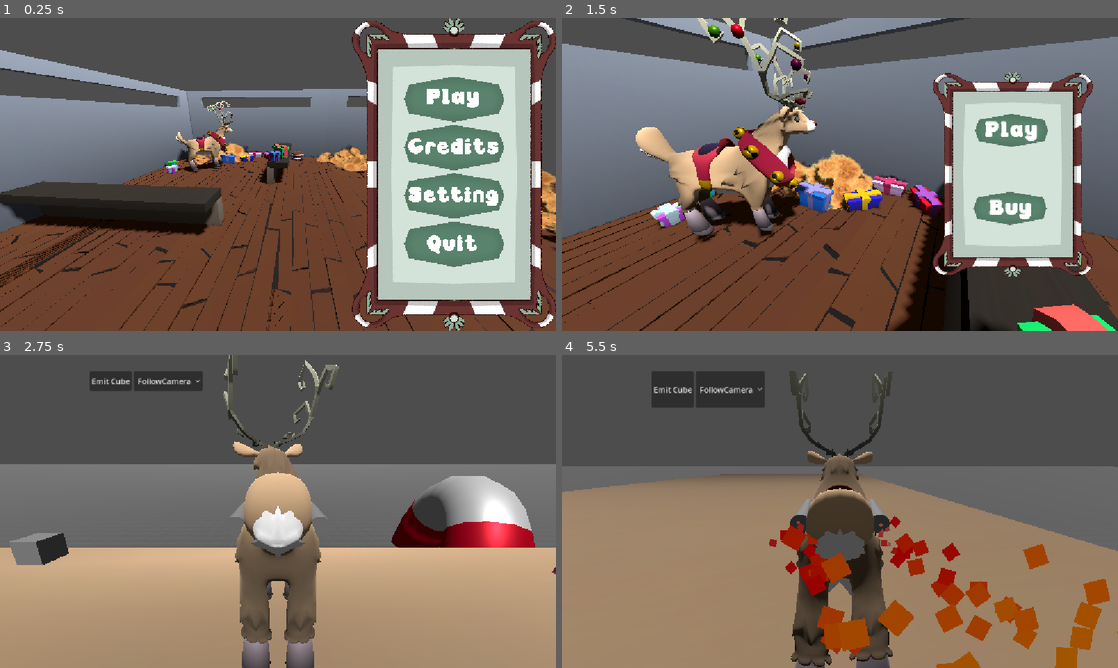
Above: before the commit, frames 1-4 (two rows, left to right).
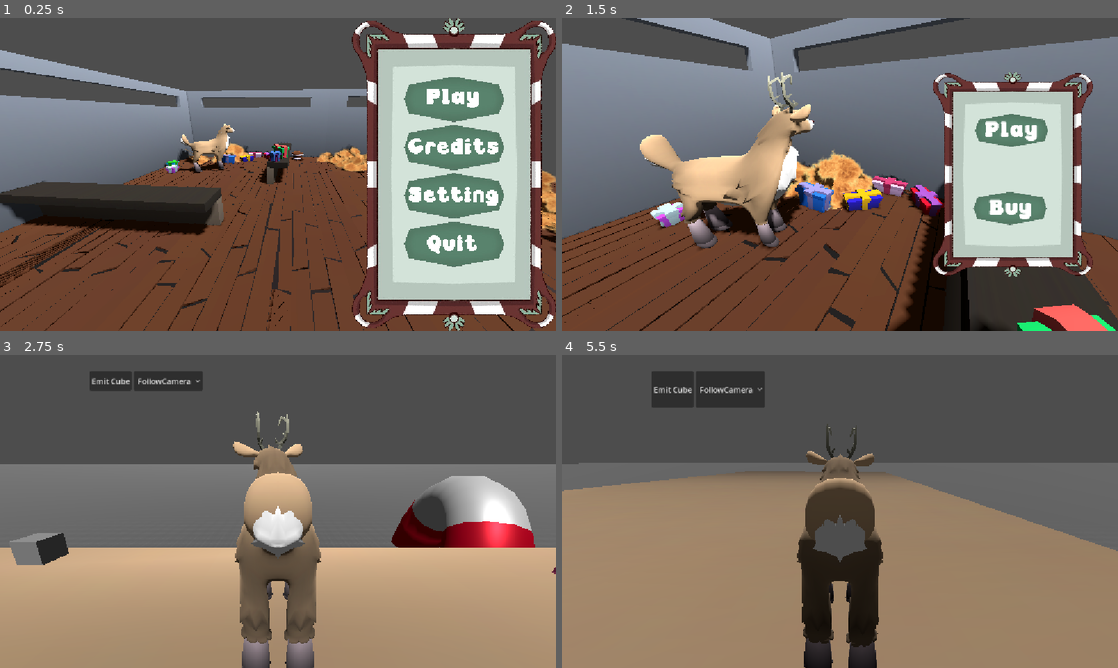
Above: after the commit, the same moments.

Repository: sjgillGit/gwj88
Game: Godot game, scene res://Main/RootNode.tscn
The game is run twice, just before and just after one commit, with the same random seed, the same clock (stepped at 60 frames per second) and the same inputs.
Inputs (mouse positions are in pixels of both pictures, inside the frame that each line leads up to):
- Up to frame 1 (0.25 s): no input
- Up to frame 2 (1.5 s): click "Play" at 0.5 s; click "Buy" at 1.25 s
- Up to frame 3 (2.75 s): click "Play" at 2 s
- Up to frame 4 (5.5 s): move the mouse to (962, 495) at 2.77 s; hold D (move_right) 2.78-3.53 s; move the mouse to (728, 527) at 3.52 s; hold S (move_down) 3.53-4.28 s; move the mouse to (895, 442) at 4.27 s; hold D (move_right) 4.28-5.03 s; move the mouse to (812, 574) at 5.02 s; hold Space (move_forward) from 5.03 s (still down)

The runs differ from the first frame. In frame 1, 0.8% of the frame differs, in the area x 31-43%, y 26-50%; in frame 2, 7.3%; in frame 3, 0.9%; in frame 4, 13%, in the area x 0-100%, y 5-100%.

Commit message:
update reindeer model on upgrade

Diff:
--- a/Assets/reindeer_with_upgrades.gd
+++ b/Assets/reindeer_with_upgrades.gd
@@ -4,3 +4,27 @@
 	var at := %AnimationTree
 	at.set("parameters/running/blend_amount", absf(value))
 	at.set("parameters/run_timescale/scale", value * 3)
+
+
+func _ready() -> void:
+	_update_upgrades()
+	DeerUpgrades.upgrades_updated.connect(_update_upgrades)
+
+
+func _get_upgrade_node_3ds() -> Array[Upgrade]:
+	var found: Array[Upgrade]
+	for child in find_children("*", "Node3D"):
+		if child is Upgrade:
+			found.append(child)
+	return found
+
+
+func _update_upgrades():
+	var upgrades = DeerUpgrades.get_upgrades()
+	for child in _get_upgrade_node_3ds():
+		if child.category in upgrades:
+			if child.category == DeerUpgrades.Category.SMALL_ANTLERS \
+			and DeerUpgrades.Category.LARGE_ANTLERS in upgrades:
+				child.hide()
+			else:
+				child.show()
--- a/Assets/reindeer_with_upgrades.tscn
+++ b/Assets/reindeer_with_upgrades.tscn
@@ -34,9 +34,9 @@
 
 [node name="Skeleton3D" parent="metarig" index="0"]
 bones/1/rotation = Quaternion(-0.8351274, -2.2055536e-07, -1.9370069e-07, 0.5500565)
-bones/7/rotation = Quaternion(-0.40708232, -0.017657515, -0.0461936, 0.9120518)
-bones/8/rotation = Quaternion(-0.08152698, 0.0057096905, -0.006462828, 0.9966338)
-bones/9/rotation = Quaternion(0.5517103, 0.19178337, -0.25305322, 0.77123207)
+bones/7/rotation = Quaternion(-0.41489077, -0.015741078, -0.050007053, 0.90835965)
+bones/8/rotation = Quaternion(-0.08408385, 0.008884882, -0.008769283, 0.99638057)
+bones/9/rotation = Quaternion(0.55473167, 0.19508511, -0.25887045, 0.76629025)
 bones/12/position = Vector3(0.07800421, 0.23866656, -0.055951495)
 bones/13/rotation = Quaternion(0.5255325, -0.010455515, 0.17391413, 0.8327426)
 bones/14/rotation = Quaternion(-0.25994134, -0.011224347, 0.032679945, 0.96500605)
@@ -47,7 +47,7 @@
 bones/19/rotation = Quaternion(-0.25994137, 0.011224354, -0.03267992, 0.96500605)
 bones/20/rotation = Quaternion(-0.050601758, -0.023735473, 0.022545993, 0.99818224)
 bones/24/position = Vector3(-2.3583328e-07, 0.41590542, 0.13402234)
-bones/24/rotation = Quaternion(-0.3607421, -0.007960531, -0.028468529, 0.93219715)
+bones/24/rotation = Quaternion(-0.3622005, -0.007578988, -0.028816031, 0.9316239)
 bones/25/rotation = Quaternion(0.37291193, 0.7521166, -0.3567491, -0.4098626)
 bones/27/position = Vector3(0.16346815, -0.03371161, 0.03501077)
 bones/27/rotation = Quaternion(0.65134746, -7.488158e-07, 4.9116943e-07, 0.7587796)
@@ -62,11 +62,11 @@
 bones/36/rotation = Quaternion(0.095210895, -1.029826e-06, 1.06118705e-07, 0.9954571)
 
 [node name="U AntlersBIG UPGRADE" parent="metarig/Skeleton3D" index="5"]
+visible = false
 script = ExtResource("2_16e41")
 upgrade_name = "Big Antlers"
 id = "antlers2"
 requires = "antlers1"
-enabled = true
 category = 2
 
 [node name="U AntlersSMALL" parent="metarig/Skeleton3D" index="6"]
@@ -74,14 +74,14 @@
 script = ExtResource("2_16e41")
 upgrade_name = "Antlers"
 id = "antlers1"
-category = 2
+category = 1
 
 [node name="U Collar UPGRADE" parent="metarig/Skeleton3D" index="7"]
 visible = false
 script = ExtResource("2_16e41")
 upgrade_name = "Collar"
 id = "collar"
-category = 1
+category = 8
 
 [node name="U Ornaments UPGRADE" parent="metarig/Skeleton3D" index="8"]
 visible = false
@@ -89,13 +89,15 @@
 upgrade_name = "Ornaments"
 id = "ornaments"
 requires = "antler2"
+category = 3
 
 [node name="U Sadle UPGRADE" parent="metarig/Skeleton3D" index="9"]
 transform = Transform3D(0.99999994, 0, 0, 0, 0.99999994, 0, 0, 0, 0.99999994, 0, 0, 0)
+visible = false
 script = ExtResource("2_16e41")
 upgrade_name = "Saddle"
 id = "saddle"
-enabled = true
+category = 4
 
 [node name="BoneAttachment3D" type="BoneAttachment3D" parent="metarig/Skeleton3D" index="10"]
 transform = Transform3D(0.9999998, -6.426603e-08, -3.007807e-07, -3.0435172e-07, -0.06519676, -0.9978879, 4.4522025e-08, 0.99787277, -0.065193005, 7.1107564e-12, 1.1856517, -0.2359753)
@@ -104,13 +106,14 @@
 
 [node name="Rockets1" parent="metarig/Skeleton3D/BoneAttachment3D" index="0" instance=ExtResource("3_7wal2")]
 transform = Transform3D(1.0000004, -7.327062e-07, -1.929351e-09, -1.9017158e-07, -0.26208833, 0.9650445, -7.0759955e-07, -0.96504456, -0.2620883, 5.633666e-08, 0.012068301, 0.18472284)
+visible = false
 upgrade_name = "Rocket JR 500"
 id = "rocket1"
 description = ""
 requires = "saddle"
 cost = 1000
-enabled = true
-category = 5
+enabled = false
+category = 7
 thrust = 500.0
 lift = 0
 drag = 0
--- a/Scenes/ui/Pen3D.tscn
+++ b/Scenes/ui/Pen3D.tscn
@@ -1,8 +1,8 @@
 [gd_scene load_steps=5 format=3 uid="uid://7iukt2vlfaaf"]
 
 [ext_resource type="Script" uid="uid://qgd6g6fo4745" path="res://Scenes/ui/pen_3d.gd" id="1_jlhhw"]
-[ext_resource type="PackedScene" uid="uid://cvmuxb0lqym4u" path="res://Scenes/ui/pen_updated.tscn" id="2_cih2e"]
-[ext_resource type="PackedScene" uid="uid://cfqy04vblriqj" path="res://Assets/Reindeer.glb" id="3_4je65"]
+[ext_resource type="PackedScene" uid="uid://cvmuxb0lqym4u" path="res://Assets/pen_updated.tscn" id="2_cih2e"]
+[ext_resource type="PackedScene" uid="uid://i8r2m0h57x57" path="res://Assets/reindeer_with_upgrades.tscn" id="3_jlhhw"]
 
 [sub_resource type="Environment" id="Environment_wxwfb"]
 
@@ -18,8 +18,8 @@
 
 [node name="Pen_Updated" parent="." instance=ExtResource("2_cih2e")]
 
-[node name="Reindeer" parent="." instance=ExtResource("3_4je65")]
-transform = Transform3D(0.8120325, 0, 0.583612, 0, 1, 0, -0.583612, 0, 0.8120325, 0.5239806, 0, -0.9211526)
+[node name="Reindeer" parent="." instance=ExtResource("3_jlhhw")]
+transform = Transform3D(0.85948676, 0, 0.511158, 0, 1, 0, -0.511158, 0, 0.85948676, 0.6193576, -0.086519, -1.1924533)
 
 [node name="ActiveCamera" type="Camera3D" parent="."]
 unique_name_in_owner = true
--- a/Scenes/ui/PenMenu.tscn
+++ /dev/null
@@ -1,7 +0,0 @@
-[gd_scene load_steps=2 format=3 uid="uid://cj1erhmerk3t0"]
-
-[ext_resource type="PackedScene" uid="uid://7iukt2vlfaaf" path="res://Scenes/ui/Pen3D.tscn" id="1_5rt55"]
-
-[node name="PenMenu" type="Node3D"]
-
-[node name="Placeholder3DforUi" parent="." instance=ExtResource("1_5rt55")]
--- a/Scripts/singletons/autoloads/deer_upgrades.gd
+++ b/Scripts/singletons/autoloads/deer_upgrades.gd
@@ -1,5 +1,6 @@
-class_name DeerUpgrades
-extends RefCounted
+extends Node
+
+signal upgrades_updated
 
 enum Category {
 	BASE,
@@ -16,26 +17,22 @@
 	# TRAIL, # Todo with assets, rainbow road
 }
 
-static var _upgrades: Array[Category]
+var _upgrades: Array[Category] = [Category.BASE]
 
 
-static func increment_upgrade():
+func increment_upgrade():
 	for upgrade in DeerUpgrades.Category.values():
 		if upgrade in _upgrades:
 			continue
 		_upgrades.append(upgrade)
 		print("Adding upgrade: %s" % Category.keys()[upgrade])
+		upgrades_updated.emit()
 		break
 
 
-static func upgrade_available_for_purchase() -> bool:
+func upgrade_available_for_purchase() -> bool:
 	return len(_upgrades) < len(Category.keys())
 
 
-#static func set_upgrade(category: Category):
-	#print("Adding upgrade: %s" % Category.keys()[category])
-	#_upgrades.append(category)
-
-
-static func get_upgrades():
+func get_upgrades():
 	return _upgrades
--- a/Scripts/upgrade.gd
+++ b/Scripts/upgrade.gd
@@ -1,15 +1,6 @@
 class_name Upgrade
 extends Node3D
 
-enum UpgradeCategory {
-	HEAD,
-	COLLAR,
-	ANTLER,
-	ORNAMENT,
-	SADDLE,
-	SADDLE_SIDE,
-	SADDLE_TOP
-}
 
 @export var upgrade_name = ""
 @export var id = ""
@@ -20,7 +11,7 @@
 	set(value):
 		enabled = value
 		visible = value
-@export var category := UpgradeCategory.HEAD
+@export var category : DeerUpgrades.Category
 
 # Upgrade stat static values
 # use get_x() to get the current dynamic value
--- a/project.godot
+++ b/project.godot
@@ -24,6 +24,7 @@
 GlobalAudioPlayer="*res://Scenes/global/GlobalAudioPlayer.tscn"
 GameState="*res://Scripts/singletons/autoloads/GameState.gd"
 GameStats="*res://Scripts/singletons/autoloads/GameStats.gd"
+DeerUpgrades="*res://Scripts/singletons/autoloads/deer_upgrades.gd"
 
 [display]
 
Renamed: Scenes/ui/pen_updated.tscn -> Assets/pen_updated.tscn
